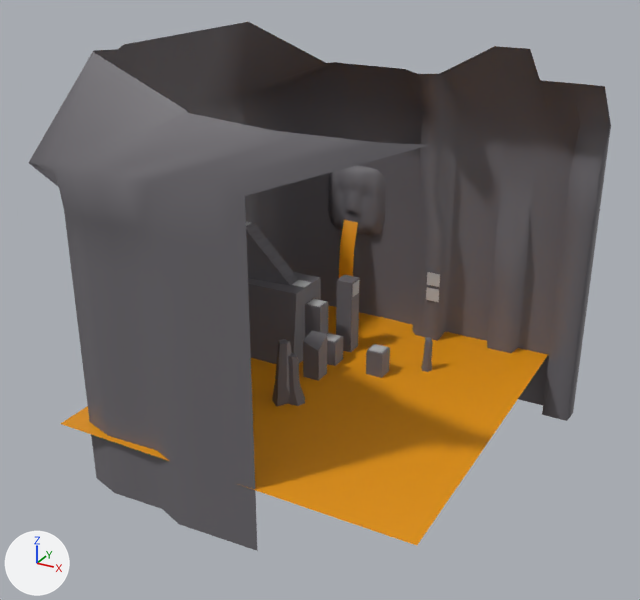
Renders of the FBX model Assets/Game Assets/IMPORTS/Levels/Lava_Cave/lava_cave_environment.fbx from each side of a commit.
The view is the same before and after, from a 50 mm camera at (29.9, -38.2, 17.4) aimed at (9.1, -0.5, -1.5). Lighting does not change. The marker at lower left points along +X, +Y and +Z. Where no turn or scale is listed for an object, it has been applied to the vertices. Vertices at the same position are counted once.

Names of what the first picture shows: 'cave', 'lake'.
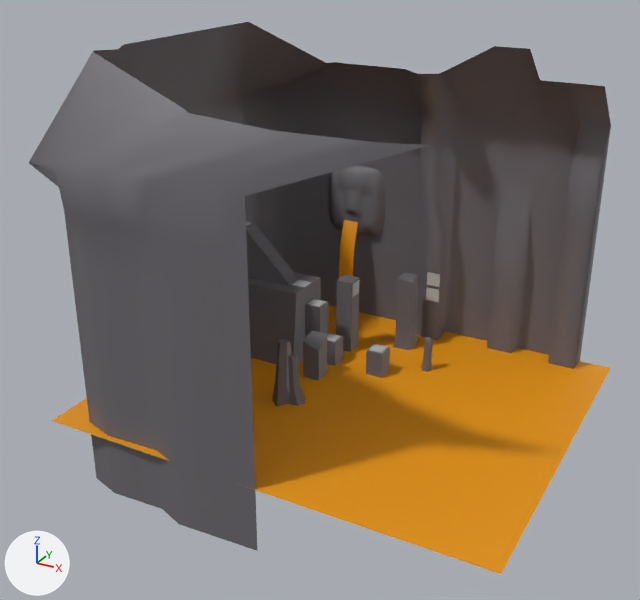
Location of each change, [x1, y1, x2, y2] in pixels of the pictures (640 x 600 px):
'lake', reshaped, moved (15% wider, 12% taller): before [61, 305, 548, 545]; after [51, 305, 610, 574]
part 1 of me_mesh_004, added: after [393, 273, 418, 350]

The change in detail:
me_mesh has 4 vertices, 1 face and spans x -10.0..10.0, y -10.0..10.0, z 0.0.
me_mesh is used by ob_lake; location (9.0, 0.0, -7.0).
Part 2, on me_mesh:
Vertex 1 of me_mesh moves from (10.0, -10.0, 0.0) at pixel (417, 545) to (14.3, -10.0, 0.0) at pixel (501, 574).
Vertex 3 of me_mesh moves from (10.0, 10.0, 0.0) at pixel (548, 354) to (14.3, 10.0, 0.0) at pixel (610, 368).
me_mesh_004 is used by ob_cave; location (0.0, 0.0, 0.0).
me_mesh_004 had 999 vertices, 1027 faces and spanned x -6.0..20.9, y -10.4..10.6, z -10.5..11.5.
me_mesh_004 now has 1019 vertices, 1045 faces and spans x -6.0..20.9, y -10.4..10.6, z -10.5..11.5.
me_mesh_004 part 1: a new loose piece of 20 vertices spanning x 10.4..11.5, y 6.3..7.5, z -7.5..-2.4, in mat_phong2 (picture img_lava_cave_environment_png).
Object 'lake' (ob_lake) moves from (9.0, 0.0, -7.0) to (8.37, 0.0, -7.0).
